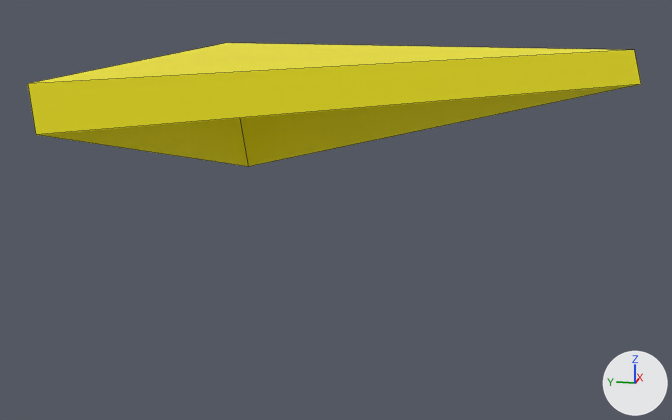
A saved change to the FBX model 3S_game_engine/assets/models/serializable/corner_corner_90.fbx.
The view is the same before and after, from a camera (50 mm lens) standing at (-2.391, -0.472, 0.379) and looking at (-0.157, -0.025, -0.18). The axes (+X, +Y, +Z) are drawn at lower right. The lights are the same throughout. Mesh edges are drawn as thin lines. Where no turn or scale is listed for an object, it has been applied to the vertices.
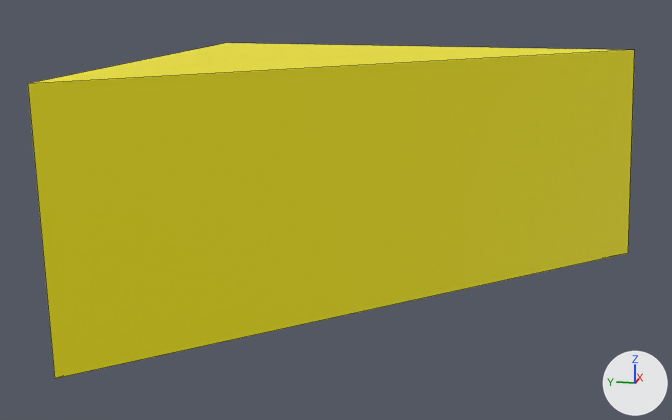
Pixel boxes [x1, y1, x2, y2] of what changed, in the pictures (672 x 420 px; the box of a moved part takes in the faces that stretch with it):
'Box001.001', reshaped (171% taller)
    before: [28, 43, 641, 166]
    after: [28, 43, 634, 378]
part 1 of me_mesh_029, moved or reshaped
    before: [28, 50, 641, 166]
    after: [28, 50, 634, 378]

What the commit changed:
me_mesh_029 has 6 vertices, 4 faces and spans x -0.776..0.485, y -0.8..0.457, z -0.188..0.189.
me_mesh_029 is used by ob_box001_001; location (0.0, 0.0, 0.0).
Before the commit, vertices of me_mesh_029: 0 (0.388, -0.8, 0.094) at pixel (641, 84), 3 (0.388, 0.366, -0.188) at pixel (248, 166), 5 (-0.776, 0.434, 0.094) at pixel (35, 134).
Part 1, on me_mesh_029:
Vertices 0, 3, 5 of me_mesh_029 move by (0.0, 0.0, -0.5).
